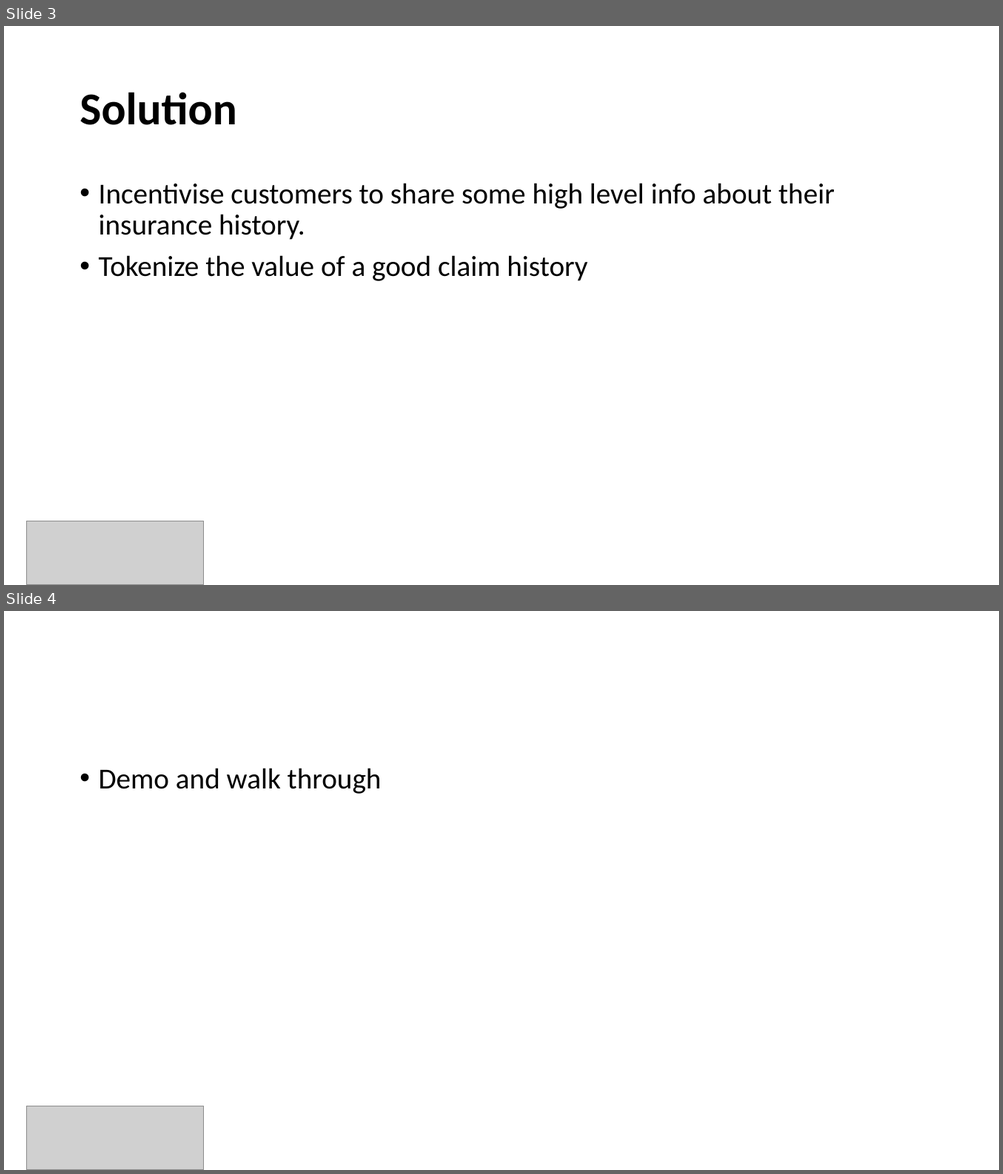
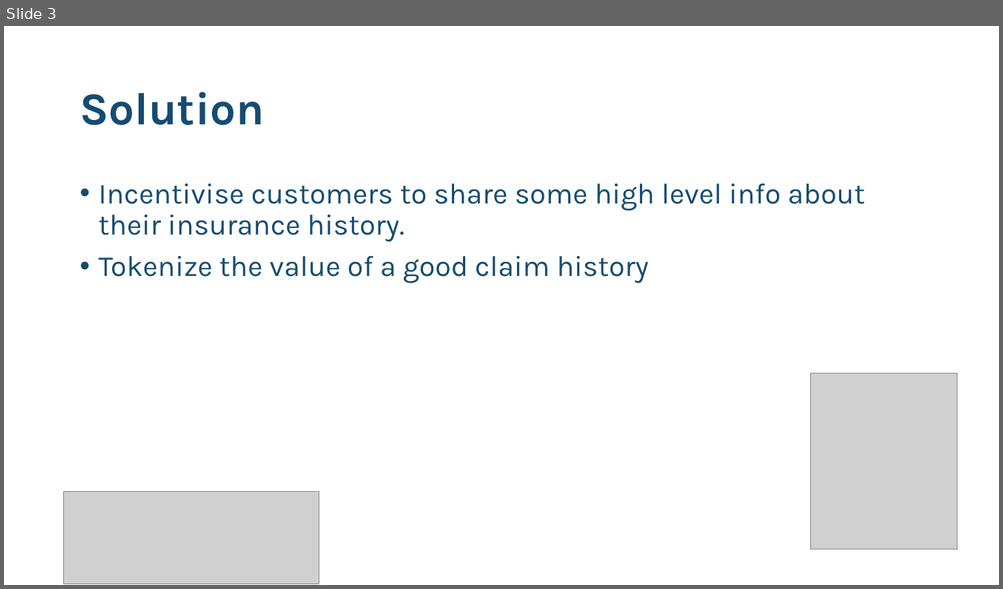
Before and after one commit to divsinghal/Claimless, a slide deck: Claimless - Pitch.pptx. Shown one above the other, each under a label of ours: slides 3 and 4 before the commit, slide 3 after it. The pictures are 1003x1174 and 1003x589 pixels, drawn with LibreOffice and Linux fonts; fonts in the diff are those of the drawing; grey boxes stand for pictures. Boxes give left, top, right and bottom in pixels: in the first picture for what was removed or moved away, otherwise in the second. Text is boxed around its words. In the diff, an @@ line names an element or a change of style, - is before the commit and + after.

Commit message:
tweak ppt design

```diff
--- a/Claimless - Pitch.pptx
+++ b/Claimless - Pitch.pptx
@@ slide 4 removed at [4,611,999,1170], background #FFFFFF @@
@@ text removed at [99,768,381,794] @@
-• Demo and walk through
@@ picture removed at [26,1106,204,1170] @@
@@ slide 3 changed as well @@
@@ title "Solution" at [79,92,264,125]: font Calibri to Karla, text colour #000000 to #144C71 @@
@@ text "Incentivise customers to share some ..." at [99,184,865,284]: font Calibri to Karla, text colour #000000 to #144C71 @@
@@ picture added at [811,374,958,550] @@
@@ picture: place and size @@
-picture at [26,521,204,585]
+picture at [64,491,318,584]
```
Also in this commit, not shown: 3 other slides changed, 2 slides added, 1 other slide removed.
